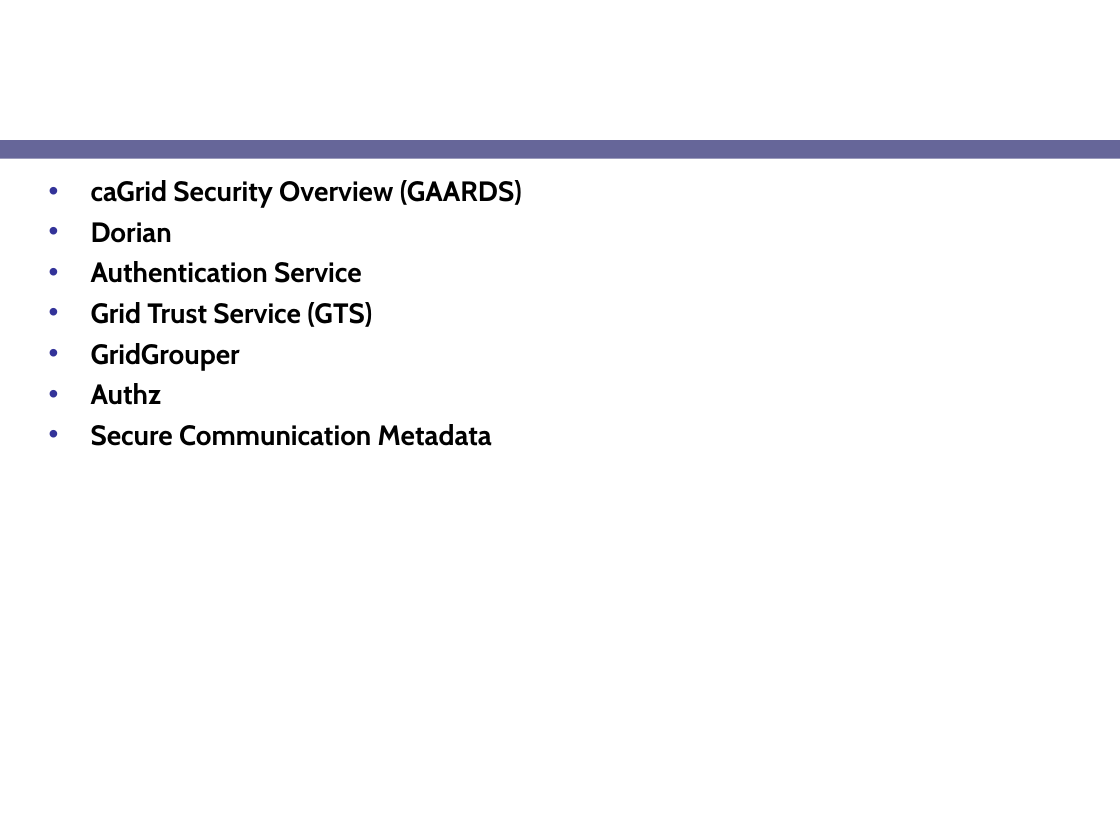
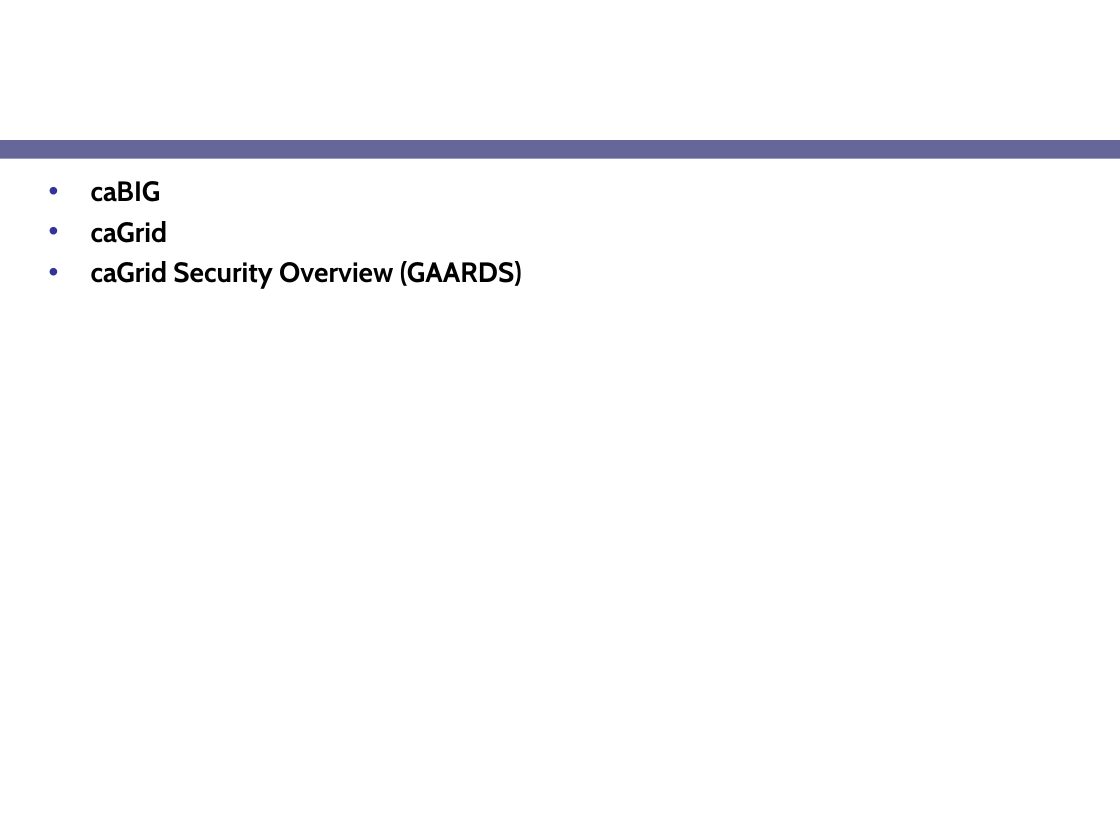
Before and after one commit to NCIP/cagrid-docs, a slide deck: slide 2 of presentations/security/gaards-ogf-19.ppt. Drawn at 1120x840 pixels with LibreOffice and Linux fonts; fonts in the diff are those of the drawing; background and template pictures are left out. Boxes give left, top, right and bottom in pixels: in the first picture for what was removed or moved away, otherwise in the second. Text is boxed around its words. In the diff, an @@ line names an element or a change of style, - is before the commit and + after.

```diff
--- a/presentations/security/gaards-ogf-19.ppt
+++ b/presentations/security/gaards-ogf-19.ppt
@@ text at (x1=91, y1=181, x2=168, y2=243): paragraphs added @@
+• caBIG
+• caGrid
@@ text at (x1=91, y1=222, x2=492, y2=446): paragraphs removed @@
-• Dorian
-• Authentication Service
-• Grid Trust Service (GTS)
-• GridGrouper
-• Authz
-• Secure Communication Metadata
```
Also in this commit, not shown: 4 slides added.
